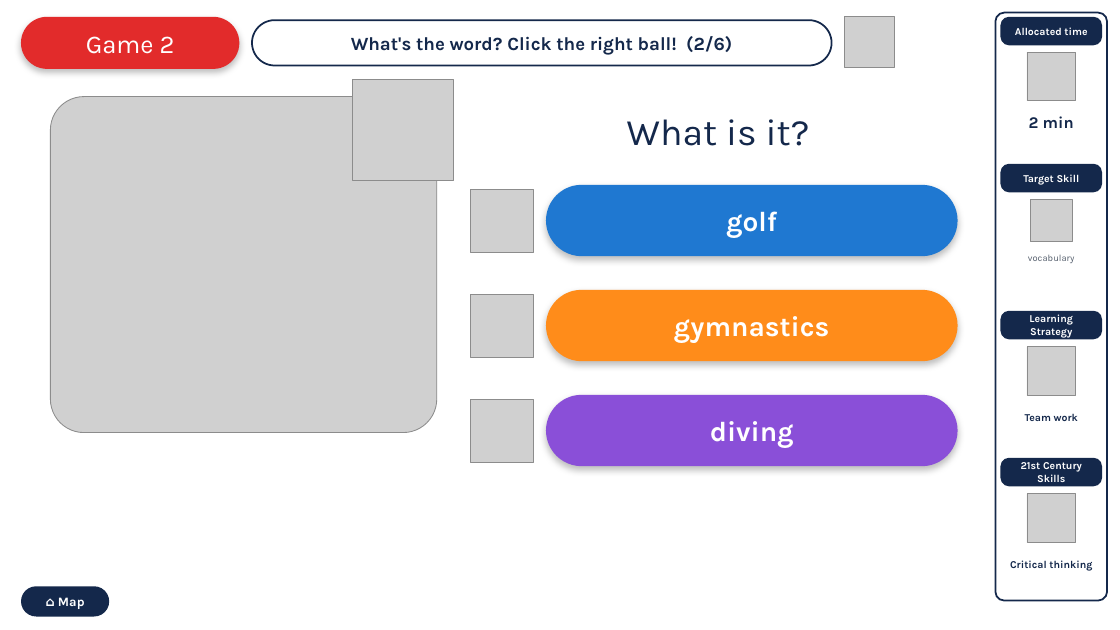
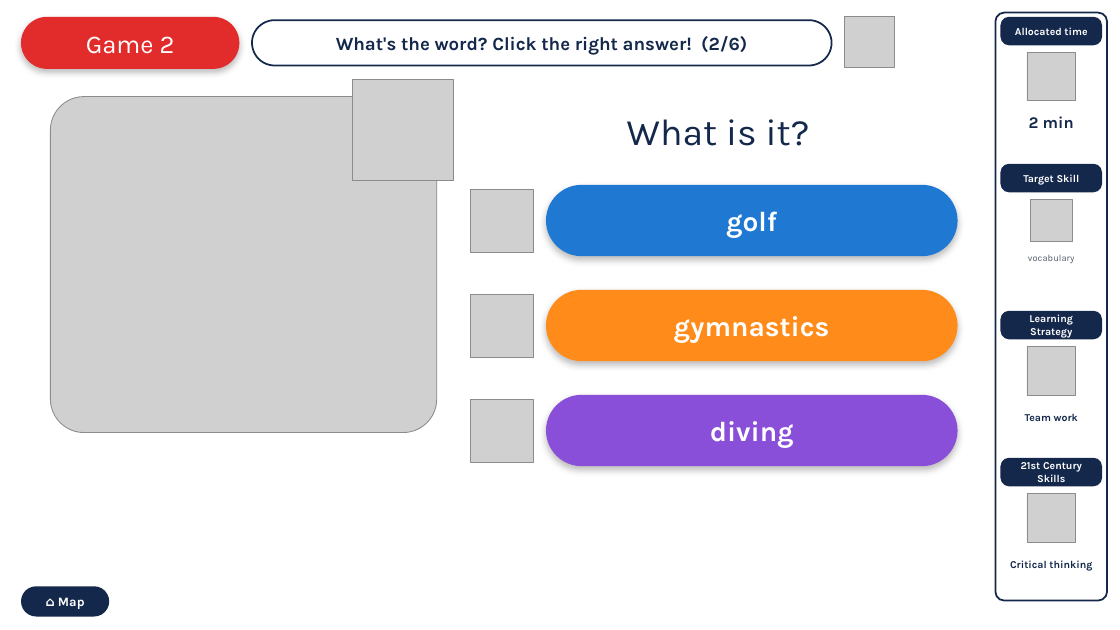
Before and after one commit to almanhal-school/almanhal-school.github.io, a slide deck: slide 19 of downloads/G4-Test2-Revision.pptx. Drawn at 1120x630 pixels with LibreOffice and Linux fonts; fonts in the diff are those of the drawing; grey boxes stand for pictures; background and template pictures are left out. Boxes give left, top, right and bottom in pixels: in the first picture for what was removed or moved away, otherwise in the second. Text is boxed around its words. In the diff, an @@ line names an element or a change of style, - is before the commit and + after.

```diff
--- a/downloads/G4-Test2-Revision.pptx
+++ b/downloads/G4-Test2-Revision.pptx
@@ text in rounded rectangle at (x1=336, y1=36, x2=747, y2=55): text changed @@
-What's the word? Click the right ball! (2/6)
+What's the word? Click the right answer! (2/6)
```
Also in this commit, not shown: 10 other slides changed.
